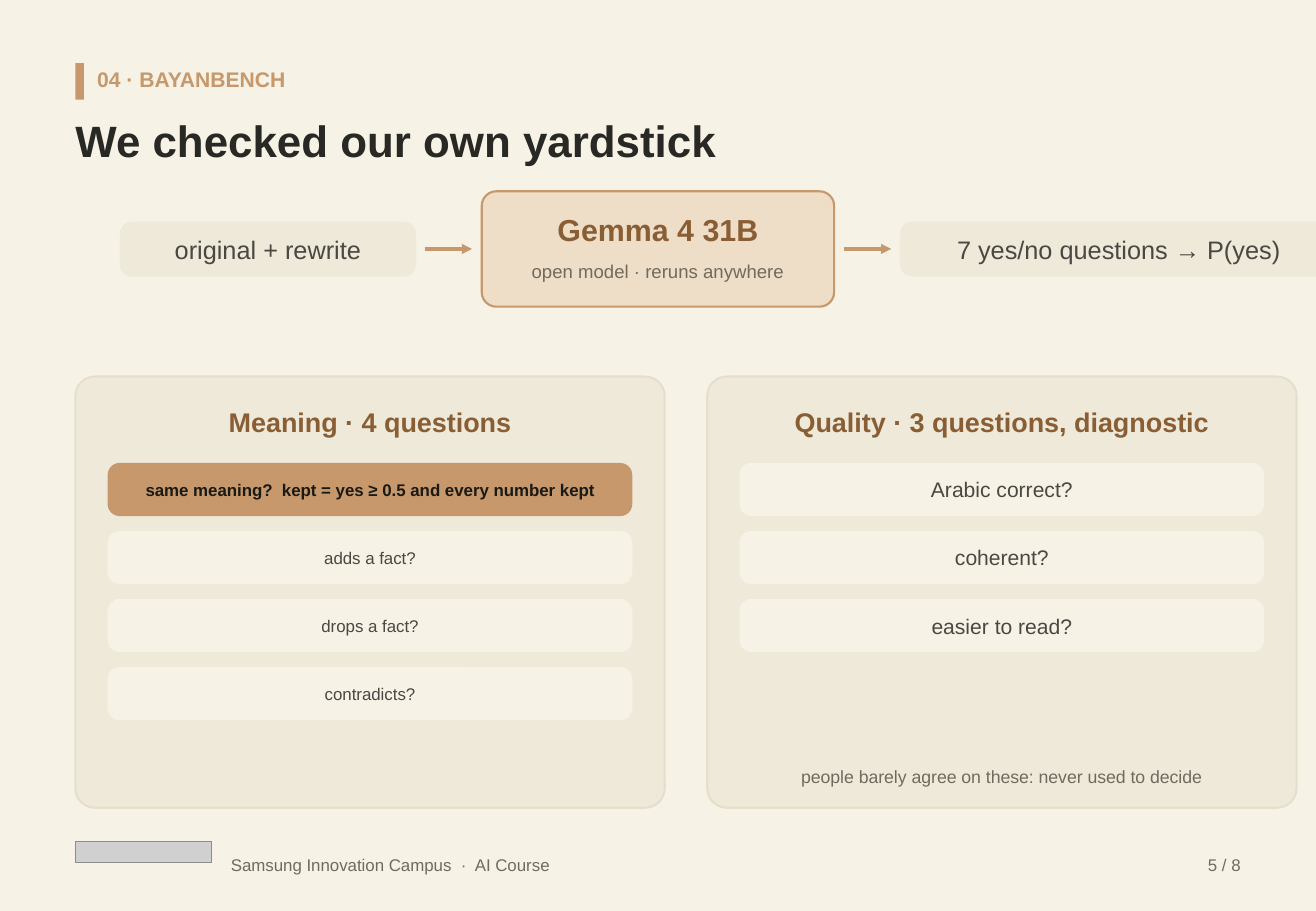
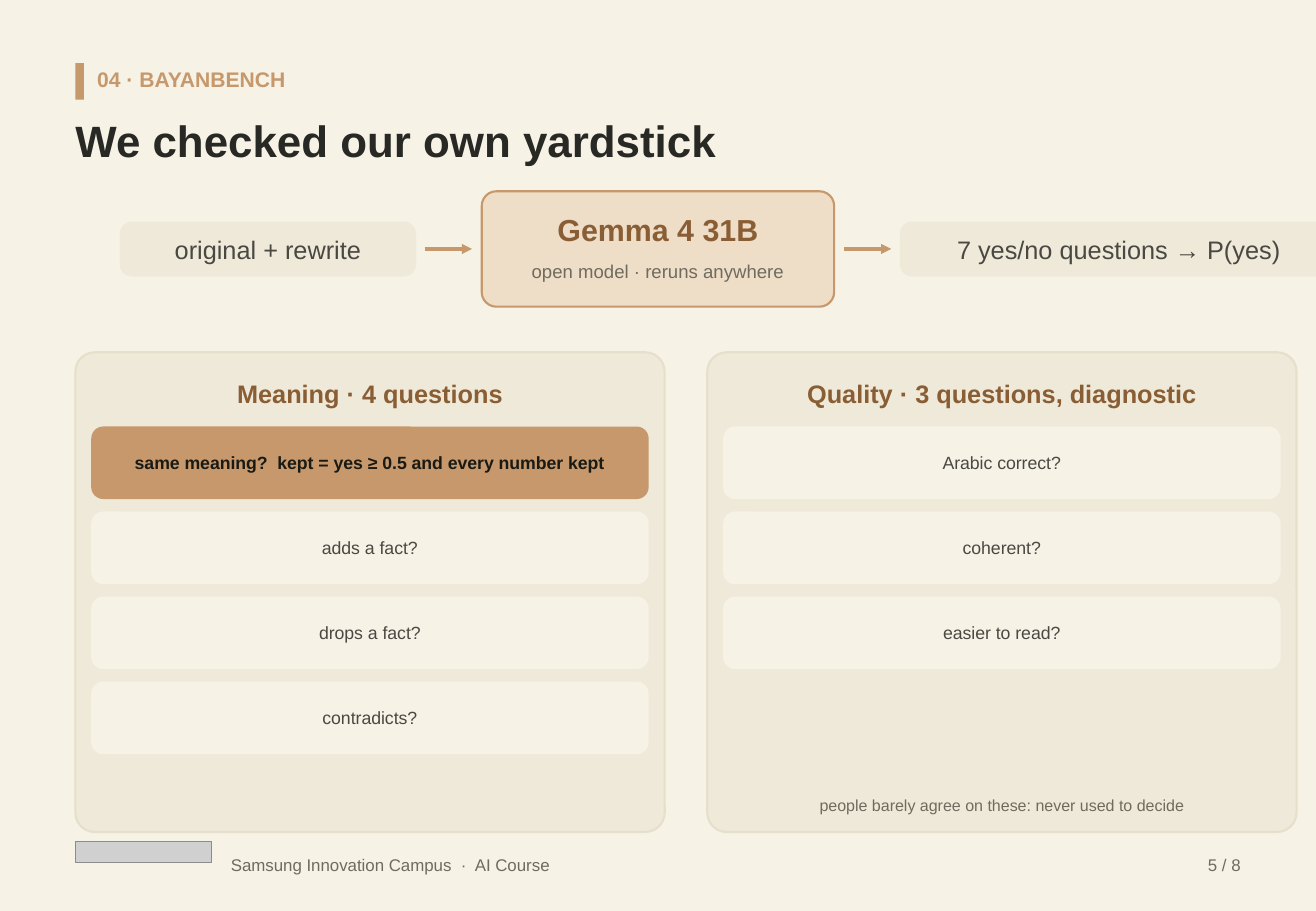
Before and after one commit to Cogni-Libya/Bayan, a slide deck: slide 12 of deliverables/04_presentation/Bayan_Submission.pptx. Drawn at 1316x911 pixels with LibreOffice and Linux fonts; fonts in the diff are those of the drawing; grey boxes stand for pictures. Boxes give left, top, right and bottom in pixels: in the first picture for what was removed or moved away, otherwise in the second. Text is boxed around its words. In the diff, an @@ line names an element or a change of style, - is before the commit and + after.

Commit message:
Both decks: SIC Enabling People closer and report-alignment fixes
Add the template's closing slide to the presenting HTML and the
submission pptx, point the scatter at the report's 82%/5.2, bridge the
as-trained vs shipped scores, and soften the scope chip for tashkeel.

```diff
--- a/deliverables/04_presentation/Bayan_Submission.pptx
+++ b/deliverables/04_presentation/Bayan_Submission.pptx
@@ rounded rectangle: place and size @@
-rounded rectangle at (75,377,665,808)
+rounded rectangle at (75,352,665,832)
@@ rounded rectangle at (75,352,665,832): proportions changed @@
@@ rounded rectangle at (707,352,1297,832): proportions changed @@
@@ rounded rectangle: place and size @@
-rounded rectangle at (707,377,1297,808)
+rounded rectangle at (707,352,1297,832)
@@ text "Meaning · 4 questions": place and size @@
-text "Meaning · 4 questions" at (229,412,511,437)
+text "Meaning · 4 questions" at (237,384,502,409)
@@ text "Meaning · 4 questions" at (237,384,502,409): size 16 to 15 pt @@
@@ text "Quality · 3 questions, diagnostic": place and size @@
-text "Quality · 3 questions, diagnostic" at (795,412,1209,437)
+text "Quality · 3 questions, diagnostic" at (807,384,1196,409)
@@ text "Quality · 3 questions, diagnostic" at (807,384,1196,409): size 16 to 15 pt @@
@@ size 10 to 10.5 pt; proportions changed in 4 elements at (92,598,648,668), (92,513,648,583), (92,683,648,753), (92,428,648,498) @@
@@ rounded rectangle "same meaning? kept = yes ...": place and size @@
-rounded rectangle "same meaning? kept = yes ..." at (108,464,631,515)
+rounded rectangle "same meaning? kept = yes ..." at (92,428,648,498)
@@ size 12.5 to 10.5 pt; proportions changed in 3 elements at (724,598,1280,668), (724,513,1280,583), (724,428,1280,498) @@
@@ rounded rectangle "Arabic correct?": place and size @@
-rounded rectangle "Arabic correct?" at (740,464,1263,515)
+rounded rectangle "Arabic correct?" at (724,428,1280,498)
@@ rounded rectangle "adds a fact?": place and size @@
-rounded rectangle "adds a fact?" at (108,532,631,583)
+rounded rectangle "adds a fact?" at (92,513,648,583)
@@ rounded rectangle "coherent?": place and size @@
-rounded rectangle "coherent?" at (740,532,1263,583)
+rounded rectangle "coherent?" at (724,513,1280,583)
@@ rounded rectangle "drops a fact?": place and size @@
-rounded rectangle "drops a fact?" at (108,600,631,651)
+rounded rectangle "drops a fact?" at (92,598,648,668)
@@ rounded rectangle "easier to read?": place and size @@
-rounded rectangle "easier to read?" at (740,600,1263,651)
+rounded rectangle "easier to read?" at (724,598,1280,668)
@@ rounded rectangle "contradicts?": place and size @@
-rounded rectangle "contradicts?" at (108,668,631,719)
+rounded rectangle "contradicts?" at (92,683,648,753)
@@ text "people barely agree on these: ...": place and size @@
-text "people barely agree on these: ..." at (801,770,1202,787)
+text "people barely agree on these: ..." at (820,799,1184,815)
@@ text "people barely agree on these: ..." at (820,799,1184,815): size 10.5 to 9.5 pt @@
```
Also in this commit, not shown: 3 other slides changed, 1 slide added, 10 other files.
